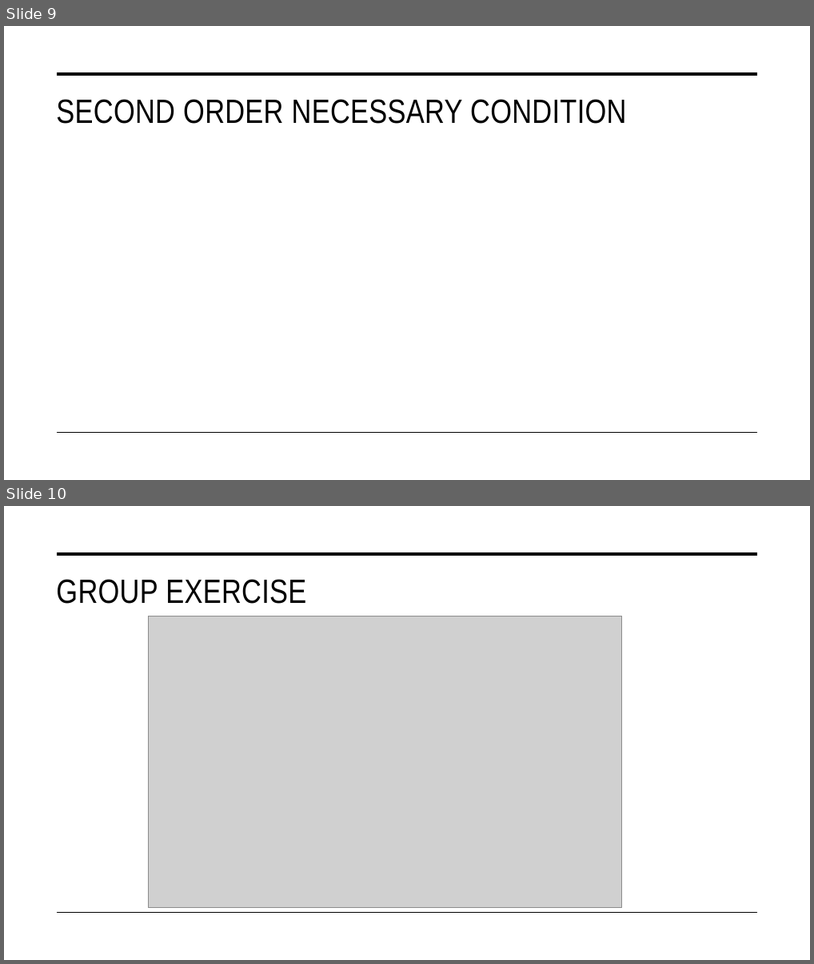
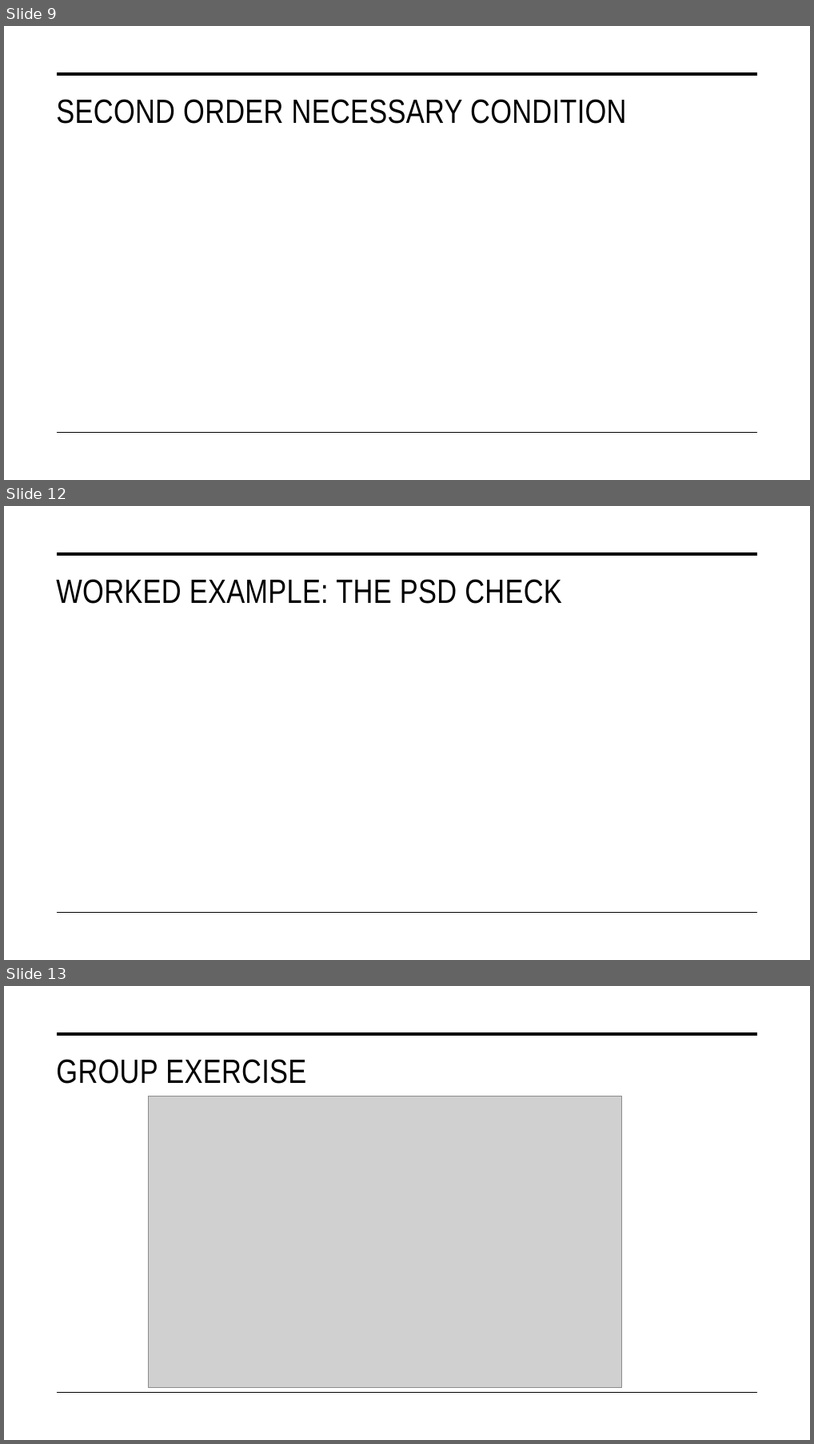
Before and after one commit to STAT-486-Fall-2026/course-content, a slide deck: slides/08-gradient-descent.pptx. Shown one above the other, each under a label of ours: slides 9 and 10 before the commit, slides 9, 12 and 13 after it; the slides between them are not shown. The pictures are 814x964 and 814x1444 pixels, drawn with LibreOffice and Linux fonts; fonts in the diff are those of the drawing; grey boxes stand for pictures. Boxes give left, top, right and bottom in pixels: in the first picture for what was removed or moved away, otherwise in the second. Text is boxed around its words. In the diff, an @@ line names an element or a change of style, - is before the commit and + after.

Commit message:
add leading minors example

```diff
--- a/slides/08-gradient-descent.pptx
+++ b/slides/08-gradient-descent.pptx
@@ slide 12 added at <box>4,506,810,960</box>, background #FFFFFF; not listed: 2 template elements that a slide beside it also shows @@
@@ title added at <box>56,579,562,604</box>, 40 pt, text #000000 @@
+WORKED EXAMPLE: THE PSD CHECK
@@ what was slide 10 is now slide 13 @@
```
Also in this commit, not shown: 2 other slides added, 1 other file.
